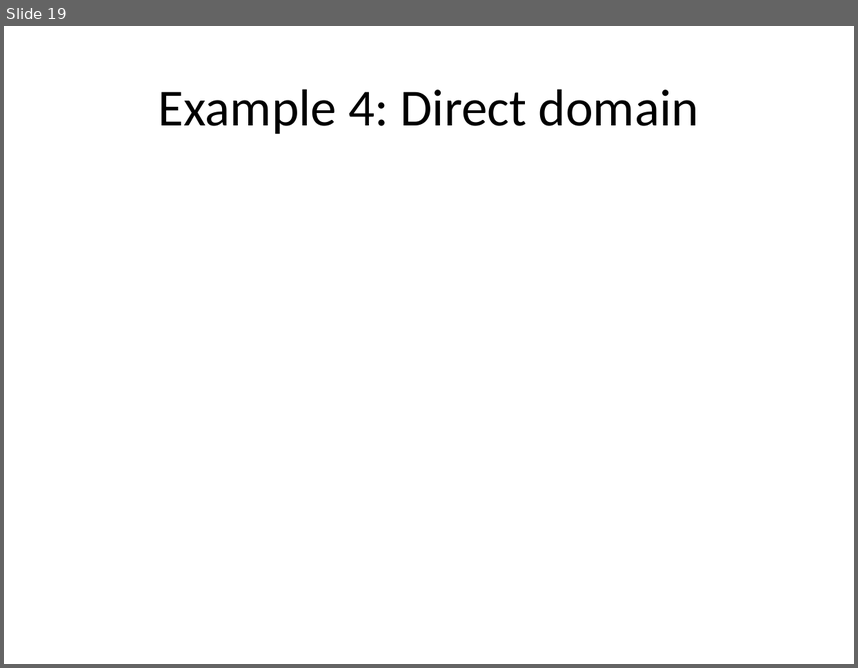
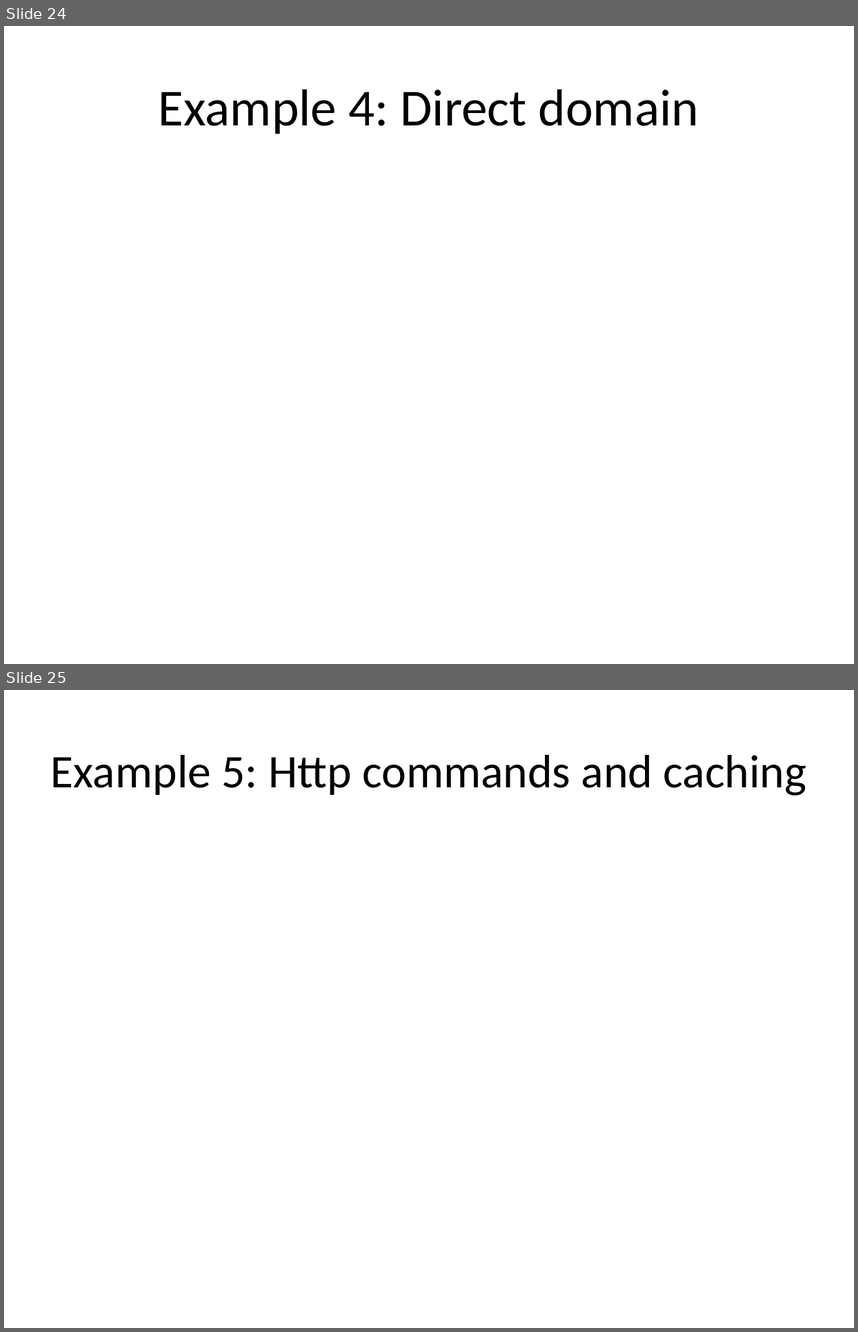
Before and after one commit to jdc8/wubwikit, a slide deck: wubexamples/Lets_Wub.pptx. Shown one above the other, each under a label of ours: slide 19 before the commit, slides 24 and 25 after it. The pictures are 858x668 and 858x1332 pixels, drawn with LibreOffice and Linux fonts; fonts in the diff are those of the drawing; background and template pictures are left out. Boxes give left, top, right and bottom in pixels: in the first picture for what was removed or moved away, otherwise in the second. Text is boxed around its words. In the diff, an @@ line names an element or a change of style, - is before the commit and + after.

```diff
--- a/wubexamples/Lets_Wub.pptx
+++ b/wubexamples/Lets_Wub.pptx
@@ slide 25 added at [4,690,854,1328], background #FFFFFF @@
@@ title added at [51,755,807,796], 39.6 pt, text #000000 @@
+Example 5: Http commands and caching
@@ what was slide 19 is now slide 24 @@
```
Also in this commit, not shown: 3 slides changed, 14 other slides added.
